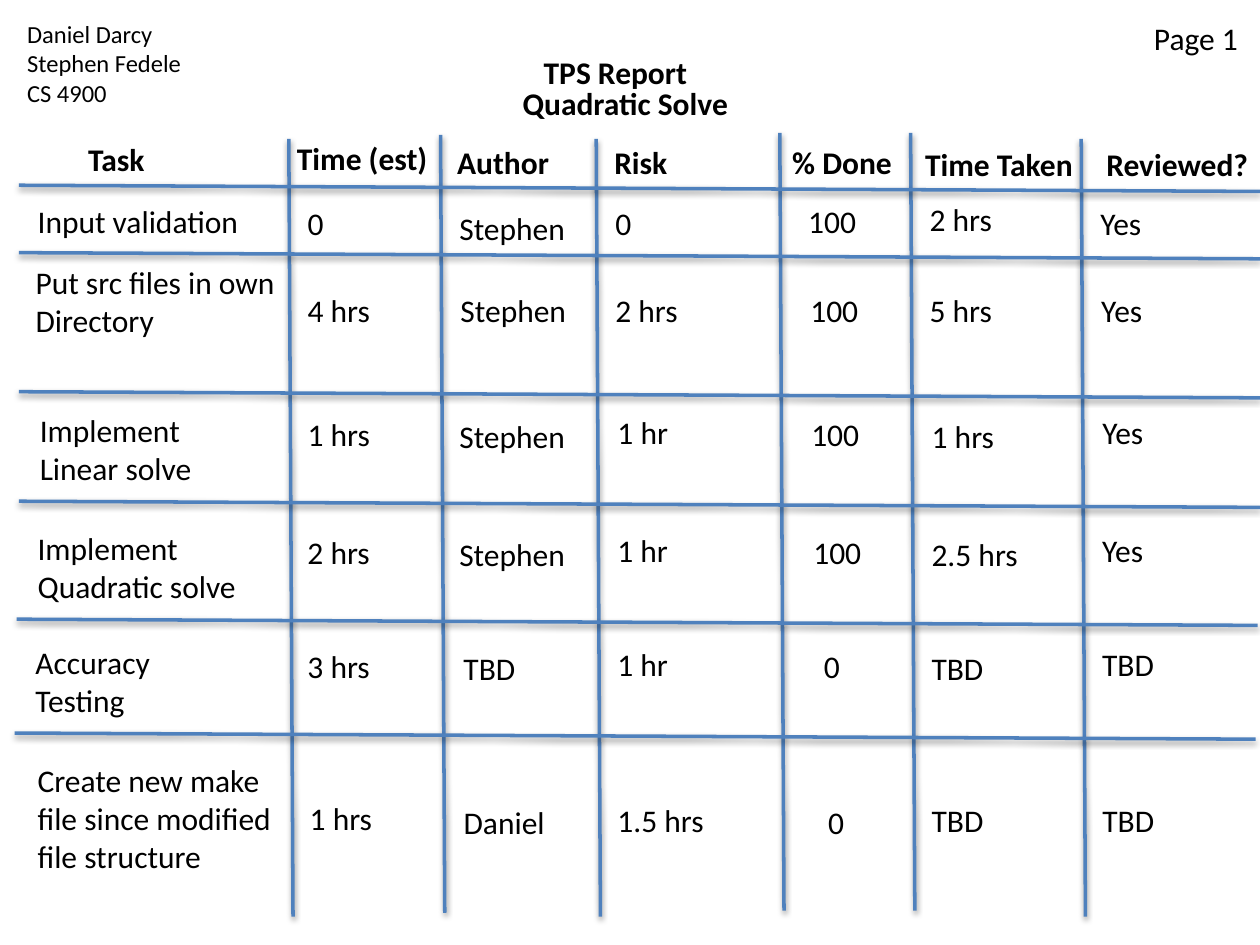
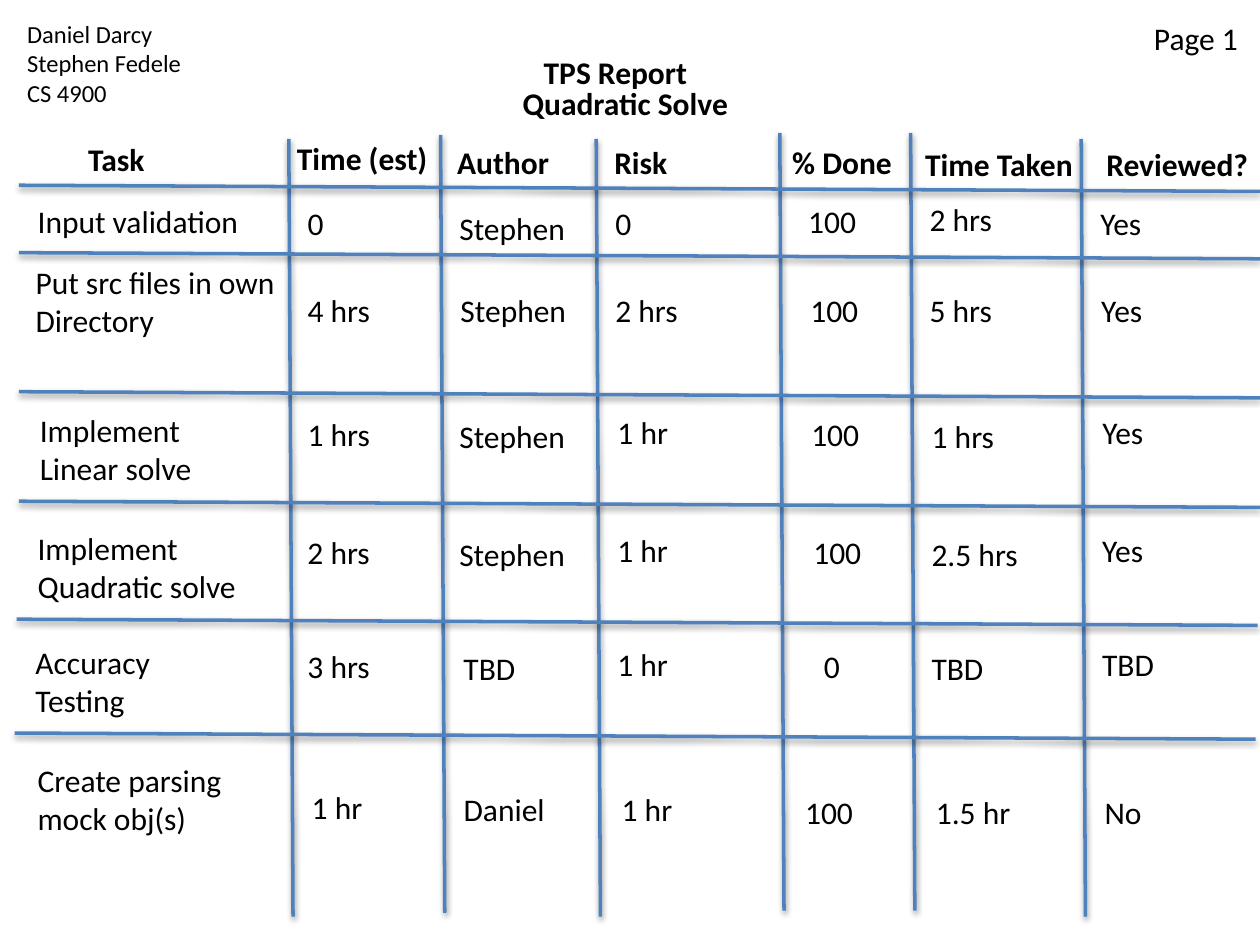
Before and after one commit to strangeprogrammer/CS4900QuadraticSolve, a slide deck: slide 2 of Tps_Stories.pptx. Drawn at 1260x945 pixels with LibreOffice and Linux fonts; fonts in the diff are those of the drawing. Boxes give left, top, right and bottom in pixels: in the first picture for what was removed or moved away, otherwise in the second. Text is boxed around its words. In the diff, an @@ line names an element or a change of style, - is before the commit and + after.

Commit message:
Created all mock objects. Added c-unit to testing directory. Added makefile to testing.

```diff
--- a/Tps_Stories.pptx
+++ b/Tps_Stories.pptx
@@ text removed at [38, 770, 270, 869] @@
-Create new make
-file since modified
-file structure
@@ text added at [38, 770, 221, 836], 18 pt, text #000000 @@
+Create parsing
+mock obj(s)
@@ text at [312, 797, 362, 819]: text changed @@
-1 hrs
+1 hr
@@ text "Daniel": place and size @@
-text "Daniel" at [464, 812, 545, 835]
+text "Daniel" at [464, 799, 545, 822]
@@ text at [622, 799, 672, 821]: text changed @@
-1.5 hrs
+1 hr
@@ text added at [805, 803, 853, 825], 18 pt, text #000000 @@
+100
@@ text added at [936, 802, 1010, 825], 18 pt, text #000000 @@
+1.5 hr
@@ text added at [1105, 803, 1142, 825], 18 pt, text #000000 @@
+No
@@ text removed at [828, 813, 844, 835] @@
-0
@@ text removed at [932, 811, 984, 832] @@
-TBD
@@ text removed at [1102, 811, 1154, 832] @@
-TBD
```
Also in this commit, not shown: 2 other slides changed, 1 slide added, 1 slide removed, 28 other files.
